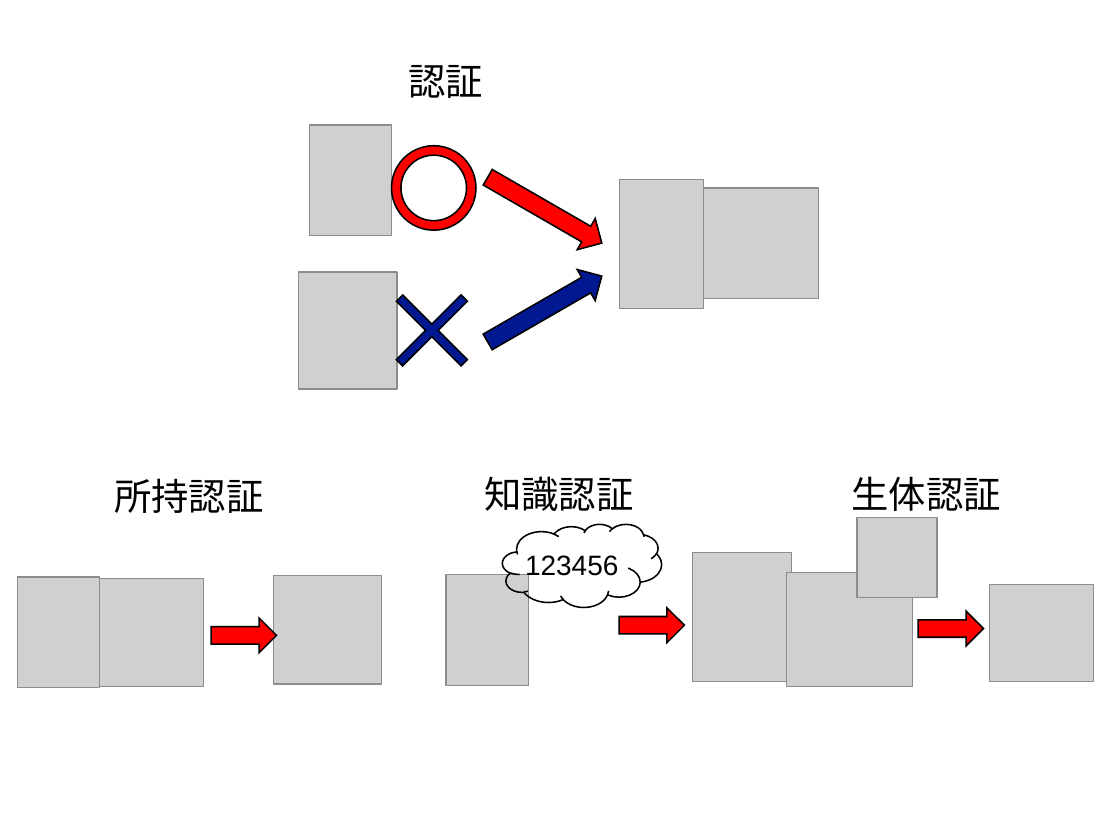
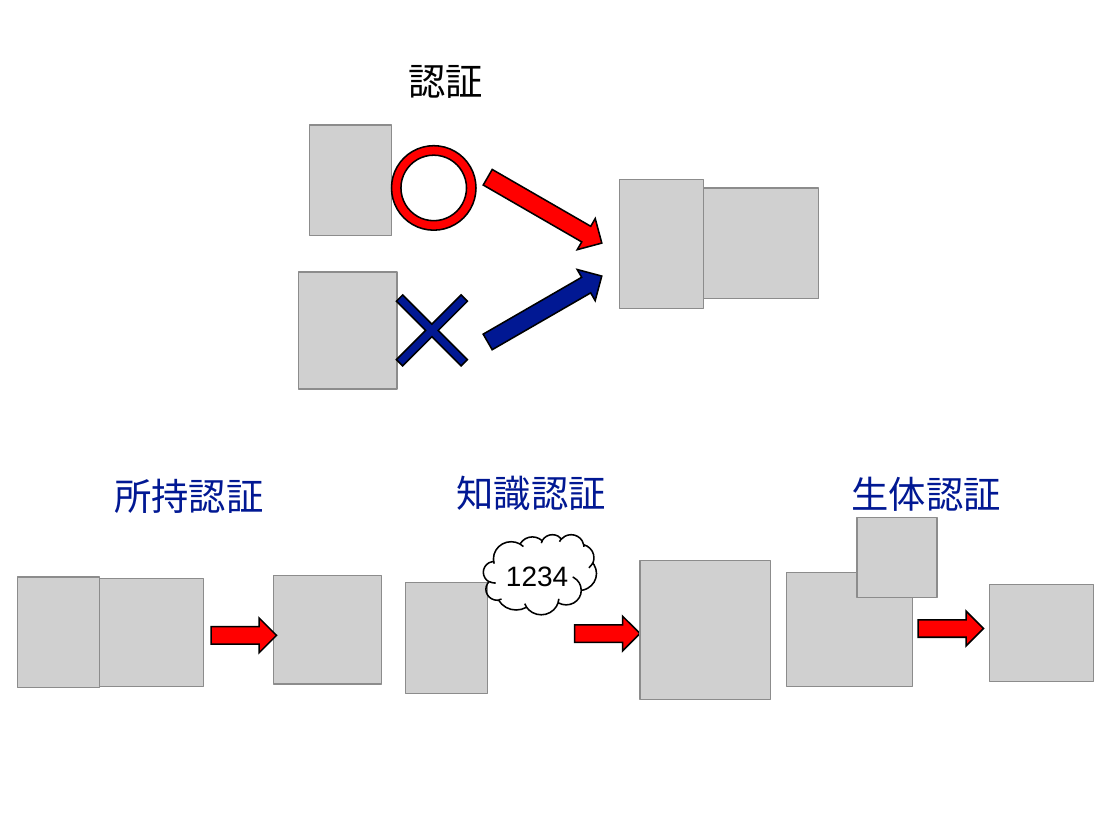
Before and after one commit to kaityo256/github, a slide deck: slide 1 of ssh/fig/fig.pptx. Drawn at 1120x840 pixels with LibreOffice and Linux fonts; fonts in the diff are those of the drawing; grey boxes stand for pictures. Boxes give left, top, right and bottom in pixels: in the first picture for what was removed or moved away, otherwise in the second. Text is boxed around its words. In the diff, an @@ line names an element or a change of style, - is before the commit and + after.

Commit message:
:memo: updates slides

```diff
--- a/ssh/fig/fig.pptx
+++ b/ssh/fig/fig.pptx
@@ text colour #000000 to #011893 in 3 elements at (114, 478, 263, 513), (851, 476, 1000, 518), (457, 475, 606, 510) @@
@@ text "知識認証": place and size @@
-text "知識認証" at (484, 476, 633, 511)
+text "知識認証" at (457, 475, 606, 510)
@@ cloud: place and size @@
-cloud at (503, 524, 662, 607)
+cloud at (484, 534, 597, 615)
@@ text added at (506, 566, 568, 587), 18 pt, text #000000 @@
+1234
@@ text removed at (525, 555, 618, 580) @@
-123456
@@ picture added at (640, 561, 769, 700) @@
@@ picture removed at (692, 552, 791, 681) @@
@@ picture: place and size @@
-picture at (446, 575, 528, 685)
+picture at (405, 582, 487, 693)
@@ right arrow: place and size @@
-right arrow at (619, 608, 684, 643)
+right arrow at (575, 616, 640, 651)
```
Also in this commit, not shown: 1 other file.
